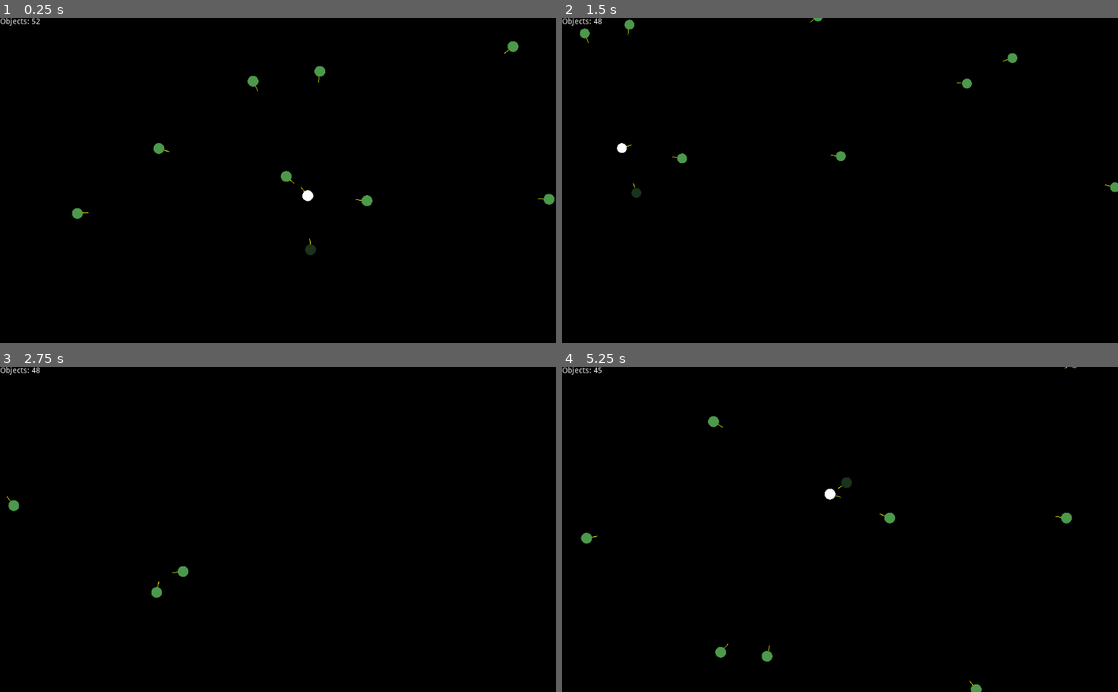
Above: before the commit, frames 1-4 (two rows, left to right).
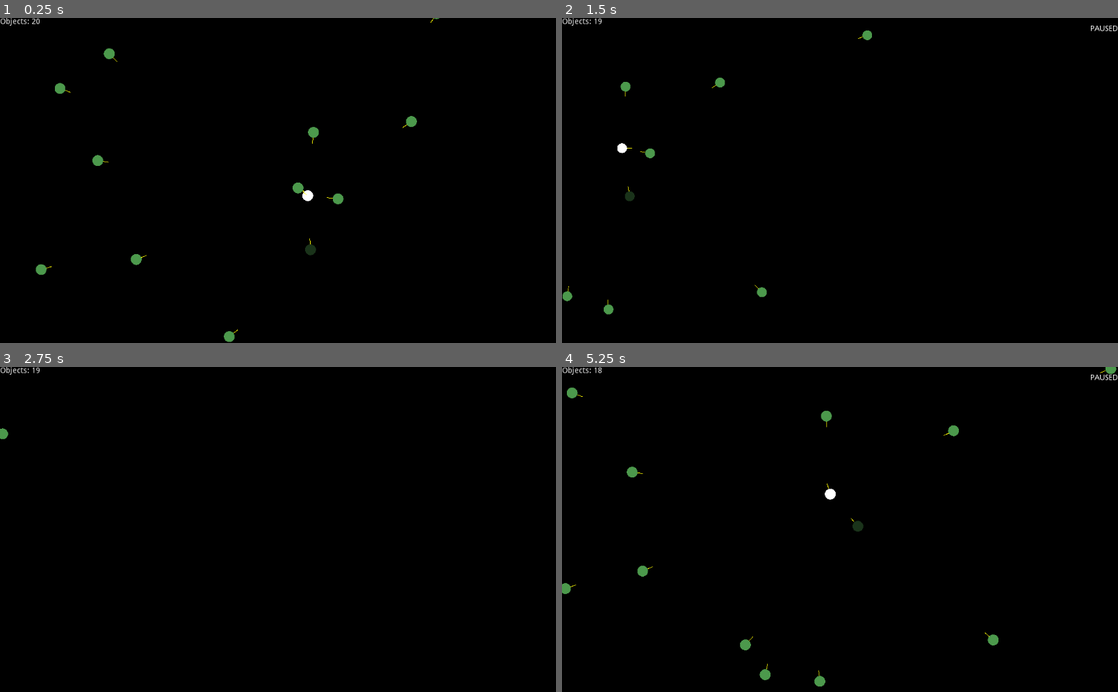
Above: after the commit, the same moments.

Repository: NuclearPhoenixx/n-body-problem
Game: Godot game, scene res://main.tscn
Two runs of this game, one before a commit and one after it. Both use one fixed random seed, a clock stepped at 60 frames per second and the inputs below.
Inputs (mouse positions are in pixels of both pictures, inside the frame that each line leads up to):
- Up to frame 1 (0.25 s): no input
- Up to frame 2 (1.5 s): move the mouse to (840, 180) at 0.52 s; hold Right (ui_right) 0.53-1.28 s; hold Mouse wheel up (camera_zin) 0.53-1.28 s; tap Space (ui_select) at 0.77 s; move the mouse to (662, 226) at 1.27 s; hold Down (ui_down) from 1.28 s (still down); tap Mouse wheel down (camera_zout) at 1.35 s
- Up to frame 3 (2.75 s): tap Space (ui_select) at 1.52 s; move the mouse to (333, 643) at 2.02 s; release Down (ui_down) at 2.03 s; hold Right (ui_right) from 2.03 s (still down); hold Mouse wheel up (camera_zin) from 2.03 s (still down)
- Up to frame 4 (5.25 s): move the mouse to (573, 506) at 2.77 s; release Right (ui_right) at 2.78 s; release Mouse wheel up (camera_zin) at 2.78 s; hold Up (ui_up) 2.78-3.53 s; tap Mouse wheel down (camera_zout) at 2.85, 4.35 s; tap Space (ui_select) at 3.02, 3.77, 4.52 s; move the mouse to (801, 373) at 3.52 s; hold Mouse wheel up (camera_zin) 3.53-4.28 s; hold Left (ui_left) 3.53-5.03 s; move the mouse to (773, 389) at 4.27 s; move the mouse to (840, 545) at 5.02 s; hold Down (ui_down) from 5.03 s (still down); hold Mouse wheel up (camera_zin) from 5.03 s (still down)

The runs differ from the first frame. In frame 1, 1.1% of the frame differs, in the area x 5-100%, y 0-100%; in frame 2, 0.8%; in frame 3, 0.2%; in frame 4, 1.2%, in the area x 0-100%, y 0-100%.

Commit message:
fix web app

Diff:
--- a/main.tscn
+++ b/main.tscn
@@ -25,6 +25,7 @@
 script = ExtResource( 1 )
 
 [node name="Object" parent="Spacetime" instance=ExtResource( 2 )]
+editor/display_folded = true
 
 [node name="Camera2D" type="Camera2D" parent="Spacetime"]
 pause_mode = 2
@@ -68,6 +69,7 @@
 
 [node name="Pause" type="MarginContainer" parent="Interface"]
 pause_mode = 2
+editor/display_folded = true
 anchor_left = 1.0
 anchor_right = 1.0
 margin_left = -51.0
--- a/obj.tscn
+++ b/obj.tscn
@@ -7,7 +7,6 @@
 [node name="Object" type="Area2D" groups=[
 "objects",
 ]]
-editor/display_folded = true
 script = ExtResource( 1 )
 __meta__ = {
 "_edit_group_": true
--- a/project.godot
+++ b/project.godot
@@ -76,6 +76,7 @@
 pause={
 "deadzone": 0.5,
 "events": [ Object(InputEventKey,"resource_local_to_scene":false,"resource_name":"","device":0,"alt":false,"shift":false,"control":false,"meta":false,"command":false,"pressed":false,"scancode":80,"unicode":0,"echo":false,"script":null)
+, Object(InputEventKey,"resource_local_to_scene":false,"resource_name":"","device":0,"alt":false,"shift":false,"control":false,"meta":false,"command":false,"pressed":false,"scancode":32,"unicode":0,"echo":false,"script":null)
  ]
 }
 
--- a/src/spawn.gd
+++ b/src/spawn.gd
@@ -21,12 +21,12 @@
 
 	# SPAWN CHAOS!
 	var i = 0
-	var max_p = 1000
-	var min_p = -1000
+	var max_p = 500
+	var min_p = -500
 	var max_v = 400000
 	var min_v = -400000
 
-	while i < 50: # spawn some random objects
+	while i < 18: # spawn some random objects
 		i += 1
 		randomize()
 		spawn(Vector2(rand_range(min_p,max_p),rand_range(min_p,max_p)), Vector2(rand_range(min_v,max_v),rand_range(min_v,max_v)), 1e26, Color(0.3,0.6,0.3,1), 10)
Not shown, changed: docs/index.pck
